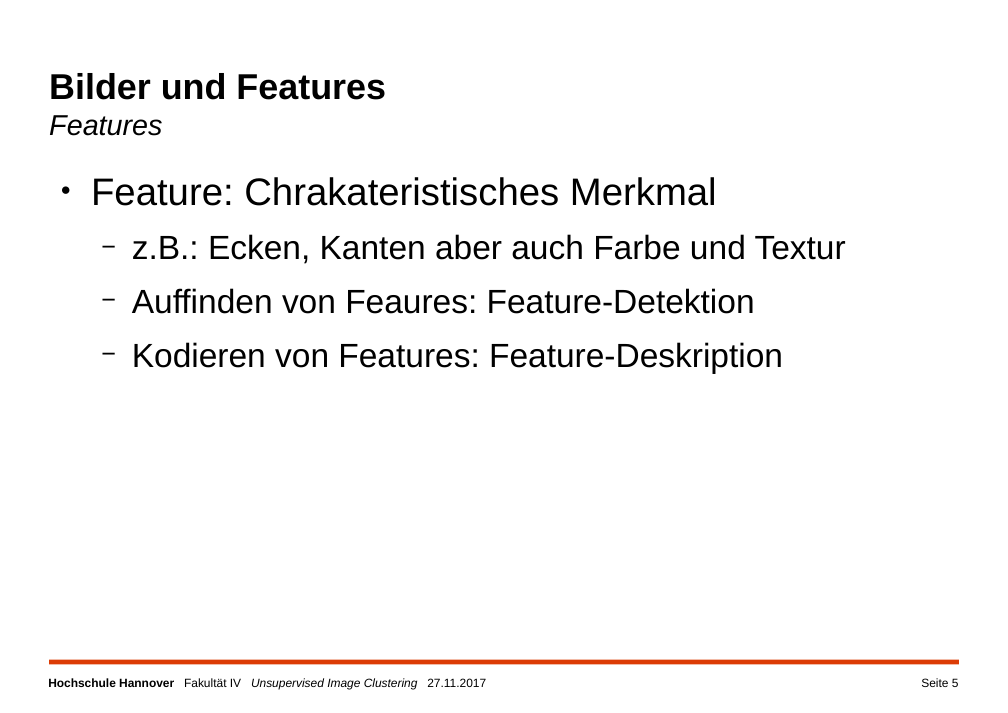
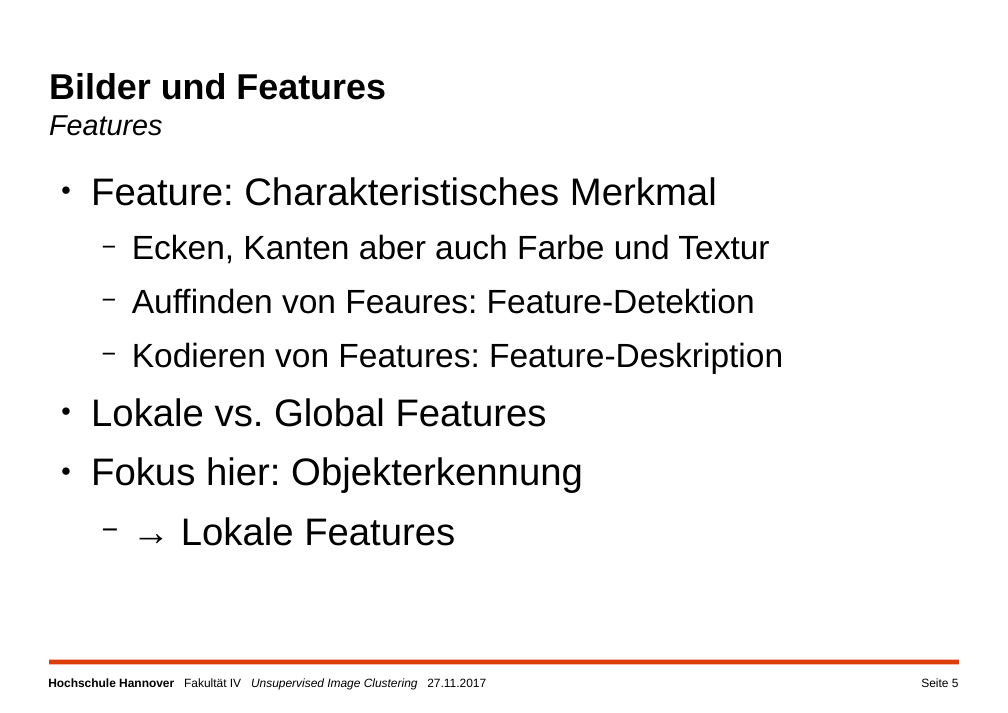
Before and after one commit to a-cl/ma-thesis, a slide deck: slide 5 of kolloquim.pptx. Drawn at 1008x713 pixels with LibreOffice and Linux fonts; fonts in the diff are those of the drawing; background and template pictures are left out. Boxes give left, top, right and bottom in pixels: in the first picture for what was removed or moved away, otherwise in the second. Text is boxed around its words. In the diff, an @@ line names an element or a change of style, - is before the commit and + after.

```diff
--- a/kolloquim.pptx
+++ b/kolloquim.pptx
@@ text at (x1=91, y1=177, x2=769, y2=264): text changed @@
-● Feature: Chrakateristisches Merkmal
-  − z.B.: Ecken, Kanten aber auch Farbe und Textur
+● Feature: Charakteristisches Merkmal
+  − Ecken, Kanten aber auch Farbe und Textur
@@ text at (x1=91, y1=398, x2=583, y2=546): paragraphs added @@
+● Lokale vs. Global Features
+● Fokus hier: Objekterkennung
+  − → Lokale Features
```
Also in this commit, not shown: 12 other slides changed.
